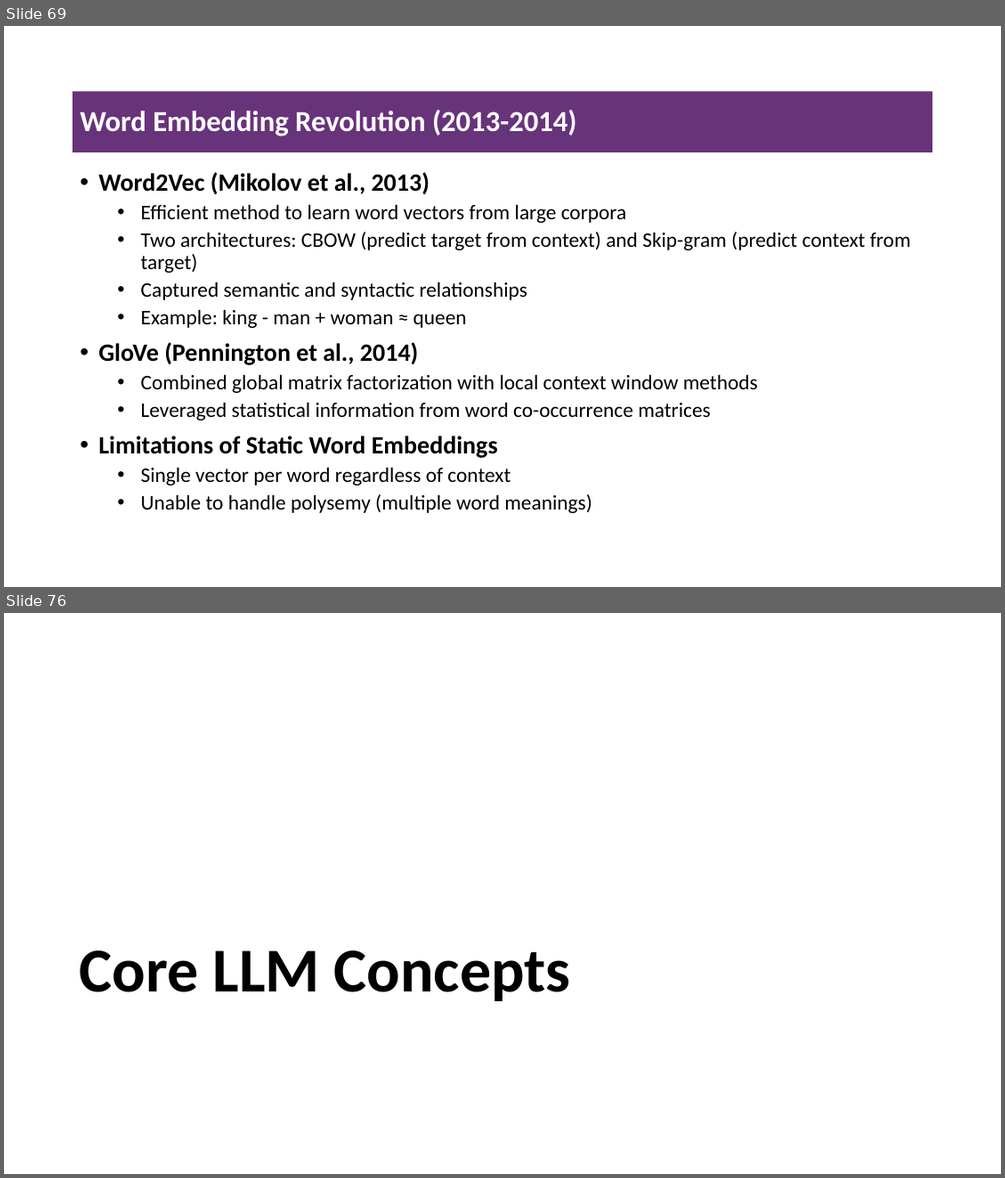
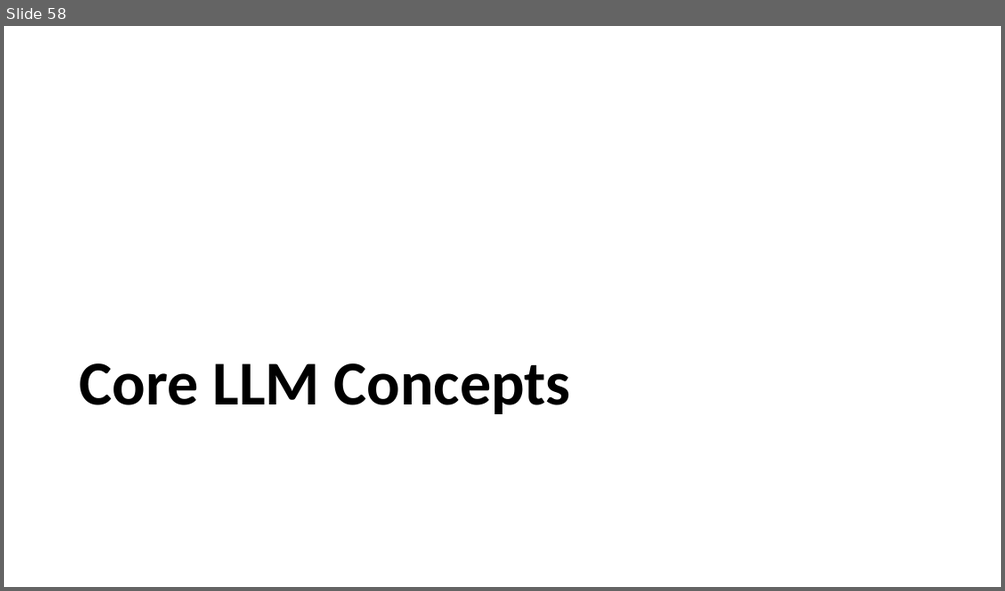
Before and after one commit to msfasha/307307-BI-Methods, a slide deck: 20242-NLP-LLM/lecture notes/Part 2 - Introduction to Large Language Models/Part 2 - Introduction to Large Language Models.pptx. Shown one above the other, each under a label of ours: slides 69 and 76 before the commit, slide 58 after it; the slides between them are not shown. The pictures are 1005x1178 and 1005x591 pixels, drawn with LibreOffice and Linux fonts; fonts in the diff are those of the drawing; background and template pictures are left out. Boxes give left, top, right and bottom in pixels: in the first picture for what was removed or moved away, otherwise in the second. Text is boxed around its words. In the diff, an @@ line names an element or a change of style, - is before the commit and + after.

```diff
--- a/20242-NLP-LLM/lecture notes/Part 2 - Introduction to Large Language Models/Part 2 - Introduction to Large Language Models.pptx
+++ b/20242-NLP-LLM/lecture notes/Part 2 - Introduction to Large Language Models/Part 2 - Introduction to Large Language Models.pptx
@@ slide 69 removed at (4,26,1001,587), background #FFFFFF @@
@@ title removed at (73,91,933,152) @@
-Word Embedding Revolution (2013-2014)
@@ text removed at (98,172,911,513) @@
-• Word2Vec (Mikolov et al., 2013)
-  • Efficient method to learn word vectors from large corpora
-  • Two architectures: CBOW (predict target from context) and Skip-gram (predict context from target)
-  • Captured semantic and syntactic relationships
-  • Example: king - man + woman ≈ queen
-• GloVe (Pennington et al., 2014)
-  • Combined global matrix factorization with local context window methods
-  • Leveraged statistical information from word co-occurrence matrices
-• Limitations of Static Word Embeddings
-  • Single vector per word regardless of context
-  • Unable to handle polysemy (multiple word meanings)
@@ what was slide 76 is now slide 58 @@
```
Also in this commit, not shown: 43 slides changed, 16 slides added, 44 other slides removed, 1 other file.
